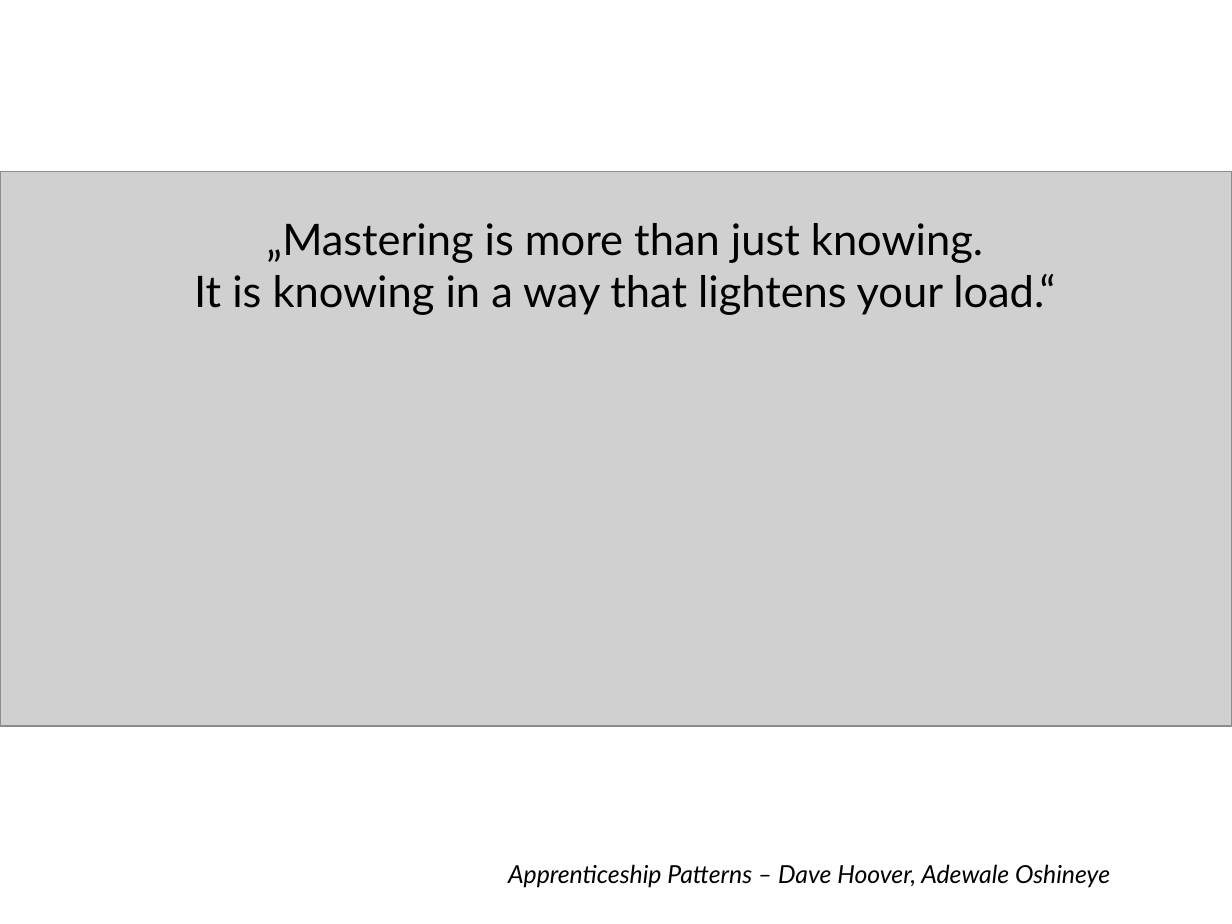
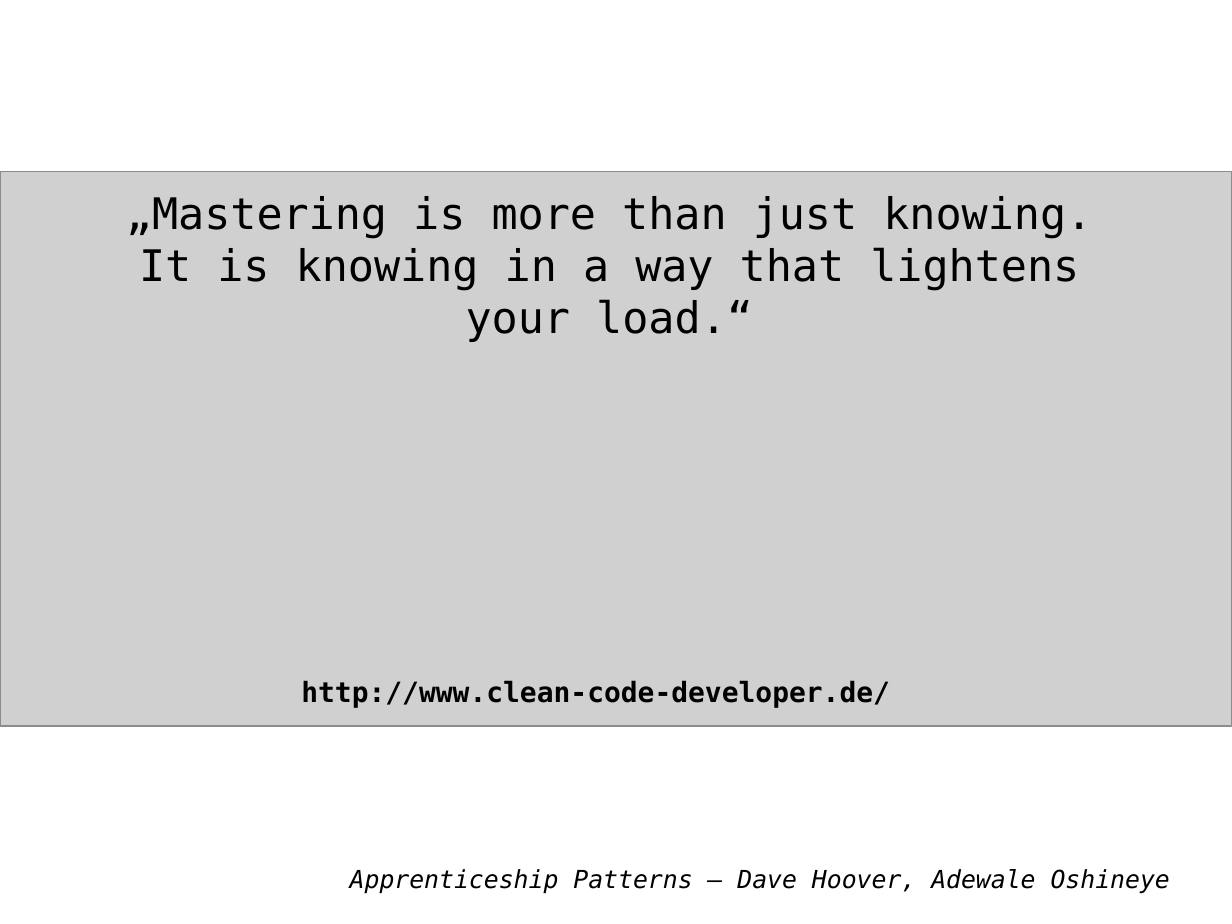
Before and after one commit to Weltraumschaf/Slides, a slide deck: slide 26 of CleanCodeDeveloper/RoterDan1/CCD_Roter_Dan_1.odp. Drawn at 1232x924 pixels with LibreOffice and Linux fonts; fonts in the diff are those of the drawing; grey boxes stand for pictures. Boxes give left, top, right and bottom in pixels: in the first picture for what was removed or moved away, otherwise in the second. Text is boxed around its words. In the diff, an @@ line names an element or a change of style, - is before the commit and + after.

```diff
--- a/CleanCodeDeveloper/RoterDan1/CCD_Roter_Dan_1.odp
+++ b/CleanCodeDeveloper/RoterDan1/CCD_Roter_Dan_1.odp
@@ text "„Mastering is more than just ...": place and size @@
-text "„Mastering is more than just ..." at [194, 223, 1055, 315]
+text "„Mastering is more than just ..." at [126, 196, 1092, 342]
@@ text "„Mastering is more than just ..." at [126, 196, 1092, 342]: font Lato to DejaVu Sans Mono @@
@@ text added at [301, 680, 890, 707], 18 pt, text #000000, bold @@
+http://www.clean-code-developer.de/
@@ text "Apprenticeship Patterns – Dave Hoover, ..." at [350, 869, 1170, 894]: font Lato to DejaVu Sans Mono @@
@@ text "Apprenticeship Patterns – Dave Hoover, ...": place and size @@
-text "Apprenticeship Patterns – Dave Hoover, ..." at [508, 864, 1110, 888]
+text "Apprenticeship Patterns – Dave Hoover, ..." at [350, 869, 1170, 894]
```
Also in this commit, not shown: 1 other file.
